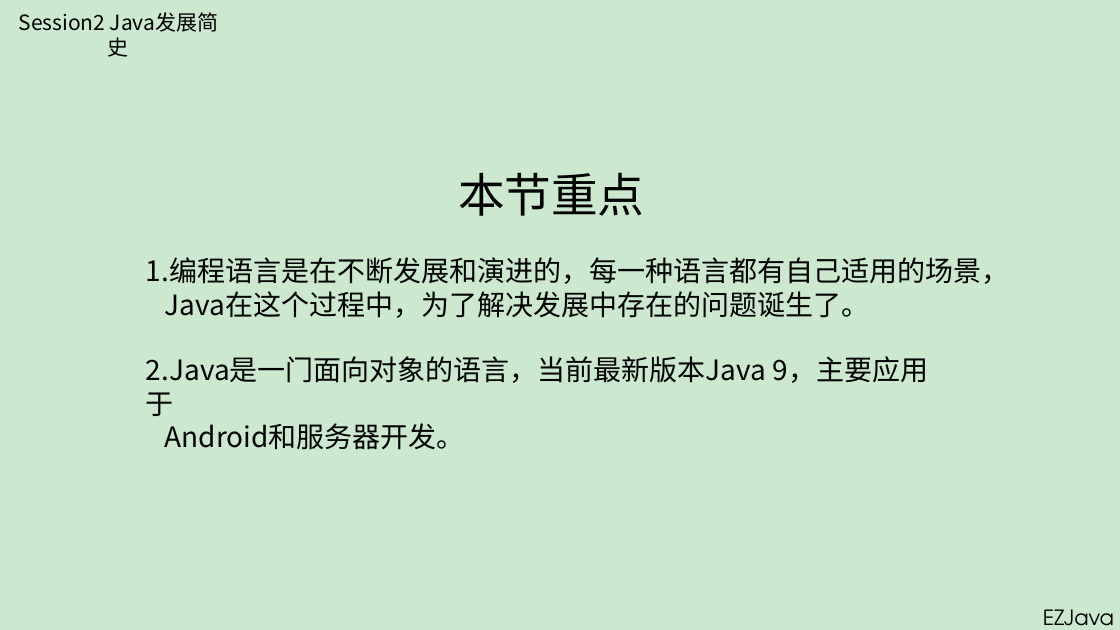
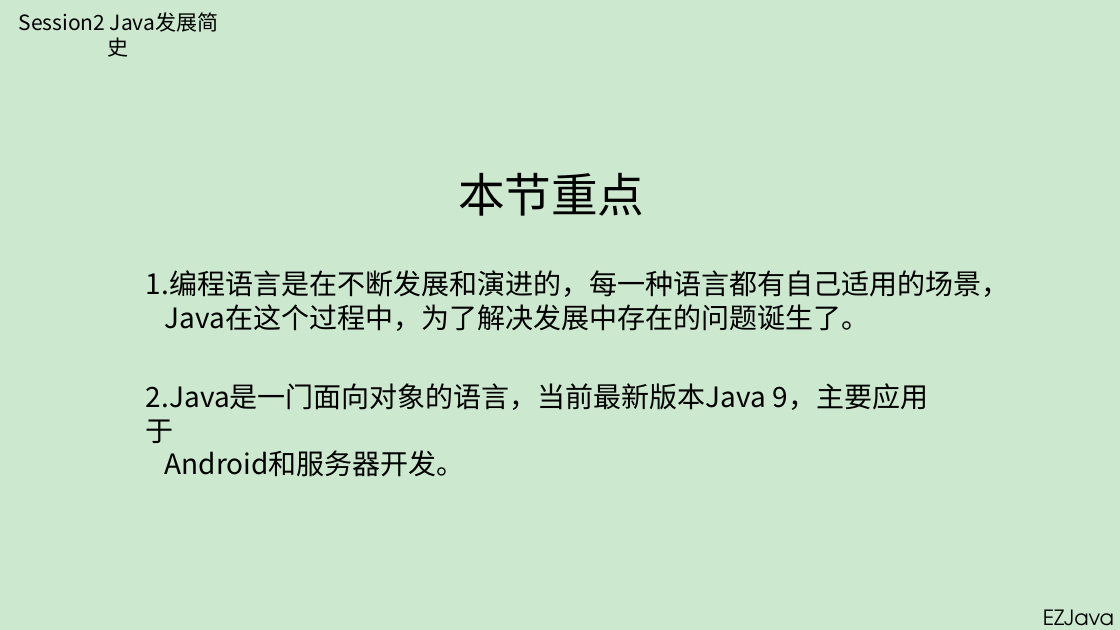
Before and after one commit to JianWenEZCode/EZJava, a slide deck: slide 11 of ppt/EZJava-Session2-Java发展简史.pptx. Drawn at 1120x630 pixels with LibreOffice and Linux fonts; fonts in the diff are those of the drawing. Boxes give left, top, right and bottom in pixels: in the first picture for what was removed or moved away, otherwise in the second. Text is boxed around its words. In the diff, an @@ line names an element or a change of style, - is before the commit and + after.

```diff
--- a/ppt/EZJava-Session2-Java发展简史.pptx
+++ b/ppt/EZJava-Session2-Java发展简史.pptx
@@ text "1.编程语言是在不断发展和演进的，每一种语言都有自己适用的场景，": place and size @@
-text "1.编程语言是在不断发展和演进的，每一种语言都有自己适用的场景，" at (146,257,1009,318)
+text "1.编程语言是在不断发展和演进的，每一种语言都有自己适用的场景，" at (146,270,1009,331)
@@ text "2.Java是一门面向对象的语言，当前最新版本Java 9，主要应用于": place and size @@
-text "2.Java是一门面向对象的语言，当前最新版本Java 9，主要应用于" at (146,356,929,450)
+text "2.Java是一门面向对象的语言，当前最新版本Java 9，主要应用于" at (146,383,929,477)
```
Also in this commit, not shown: 2 other slides changed, 1 other file.
